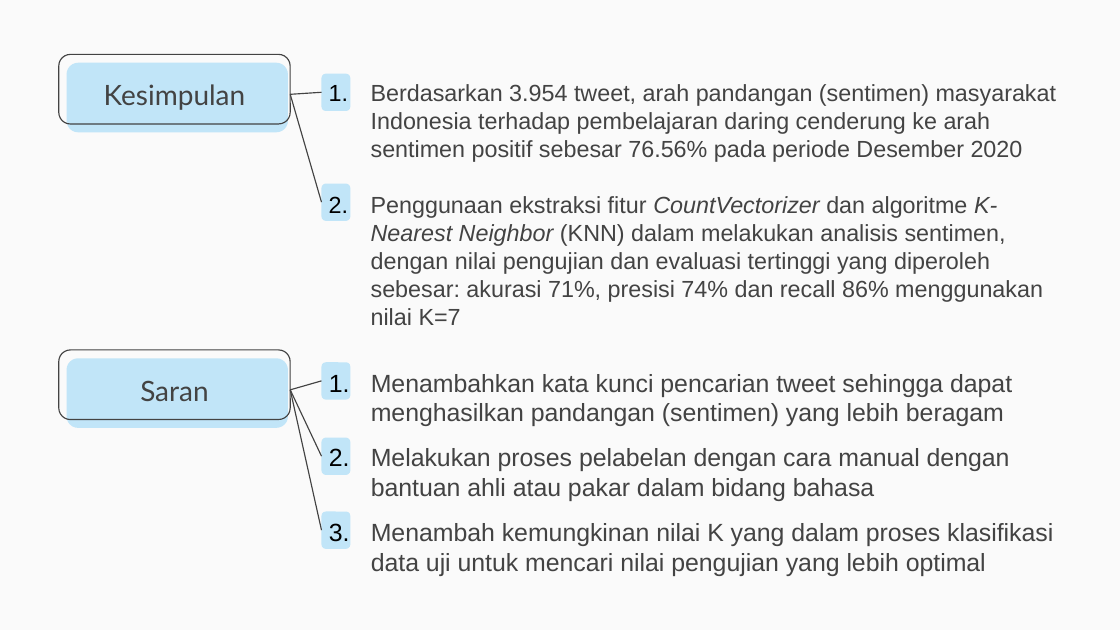
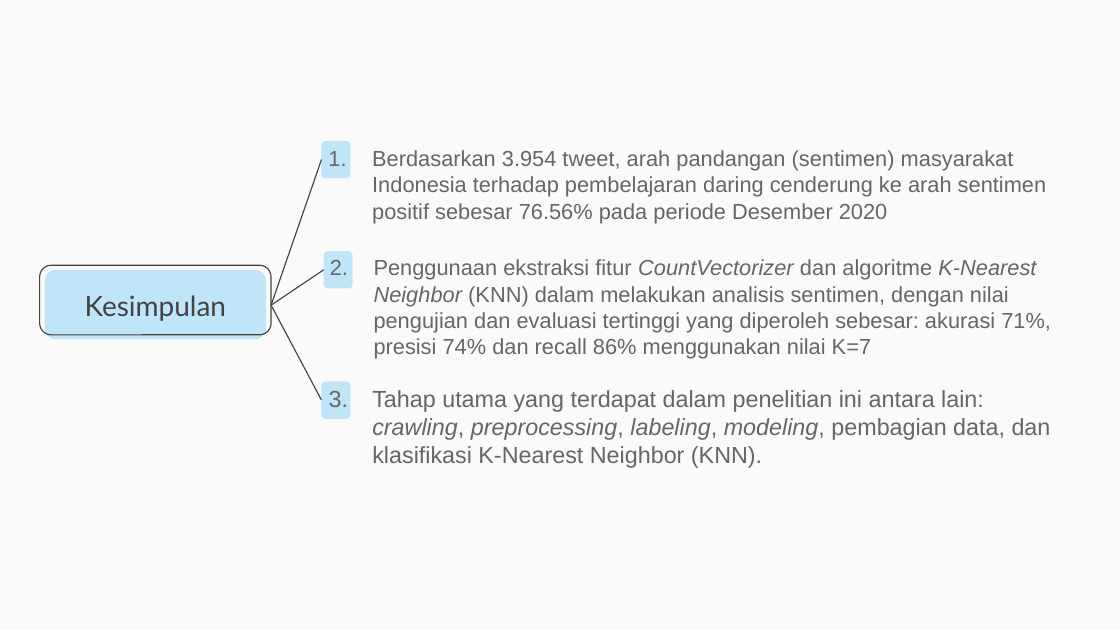
Before and after one commit to muspriandi/TextMining-SentimentAnalysis, a slide deck: slide 18 of Dokumen TA/1711501559-Presentasi.pptx. Drawn at 1120x630 pixels with LibreOffice and Linux fonts; fonts in the diff are those of the drawing. Boxes give left, top, right and bottom in pixels: in the first picture for what was removed or moved away, otherwise in the second. Text is boxed around its words. In the diff, an @@ line names an element or a change of style, - is before the commit and + after.

```diff
--- a/Dokumen TA/1711501559-Presentasi.pptx
+++ b/Dokumen TA/1711501559-Presentasi.pptx
@@ text "1. Berdasarkan 3.954 tweet, arah ..." at box(328, 150, 1046, 223): vertical alignment middle to top @@
@@ rounded rectangle: place and size @@
-rounded rectangle at box(321, 74, 351, 111)
+rounded rectangle at box(321, 141, 351, 178)
@@ line moved from (290, 94) - (321, 92) to (271, 305) - (321, 159) @@
@@ text at box(328, 150, 1046, 223): text changed; size 15 to 14 pt; text colour #434343 to #666666 @@
-1. Berdasarkan 3.954 tweet, arah pandangan (sentimen) masyarakat Indonesia terhadap pembelajaran daring cenderung ke arah sentimen positif sebesar 76.56% pada periode Desember 2020
-2. Penggunaan ekstraksi fitur CountVectorizer dan algoritme K-Nearest Neighbor (KNN) dalam melakukan analisis sentimen, dengan nilai pengujian dan evaluasi tertinggi yang diperoleh sebesar: akurasi 71%, presisi 74% dan recall 86% menggunakan nilai K=7
+1. Berdasarkan 3.954 tweet, arah pandangan (sentimen) masyarakat Indonesia terhadap pembelajaran daring cenderung ke arah sentimen positif sebesar 76.56% pada periode Desember 2020
@@ rounded rectangle: place and size @@
-rounded rectangle at box(59, 55, 291, 124)
+rounded rectangle at box(39, 265, 271, 335)
@@ rounded rectangle: place and size @@
-rounded rectangle at box(321, 184, 351, 221)
+rounded rectangle at box(324, 251, 353, 288)
@@ text added at box(330, 259, 1051, 359), 14 pt, text #666666 @@
+2. Penggunaan ekstraksi fitur CountVectorizer dan algoritme K-Nearest Neighbor (KNN) dalam melakukan analisis sentimen, dengan nilai pengujian dan evaluasi tertinggi yang diperoleh sebesar: akurasi 71%, presisi 74% dan recall 86% menggunakan nilai K=7
@@ text "Kesimpulan": place and size @@
-text "Kesimpulan" at box(104, 84, 246, 110)
+text "Kesimpulan" at box(85, 295, 227, 321)
@@ rounded rectangle: place and size @@
-rounded rectangle at box(66, 63, 288, 132)
+rounded rectangle at box(45, 270, 267, 339)
@@ line moved from (290, 94) - (321, 203) to (271, 305) - (324, 270) @@
@@ line moved from (290, 390) - (321, 456) to (271, 305) - (321, 400) @@
@@ rounded rectangle removed at box(59, 349, 291, 419) @@
@@ rounded rectangle removed at box(66, 358, 288, 428) @@
@@ text removed at box(140, 380, 208, 401) @@
-Saran
@@ line removed from (290, 390) to (321, 381) @@
@@ rounded rectangle: place and size @@
-rounded rectangle at box(321, 362, 351, 399)
+rounded rectangle at box(321, 382, 351, 419)
@@ text removed at box(371, 374, 1053, 576) @@
-1. Menambahkan kata kunci pencarian tweet sehingga dapat menghasilkan pandangan (sentimen) yang lebih beragam
-2. Melakukan proses pelabelan dengan cara manual dengan bantuan ahli atau pakar dalam bidang bahasa
-3. Menambah kemungkinan nilai K yang dalam proses klasifikasi data uji untuk mencari nilai pengujian yang lebih optimal
@@ line removed from (290, 390) to (321, 530) @@
@@ text added at box(329, 390, 1051, 468), 15 pt, text #666666 @@
+3. Tahap utama yang terdapat dalam penelitian ini antara lain: crawling, preprocessing, labeling, modeling, pembagian data, dan klasifikasi K-Nearest Neighbor (KNN).
@@ rounded rectangle removed at box(321, 438, 351, 475) @@
@@ rounded rectangle removed at box(321, 512, 351, 549) @@
```
Also in this commit, not shown: 8 other slides changed, 2 other files.
